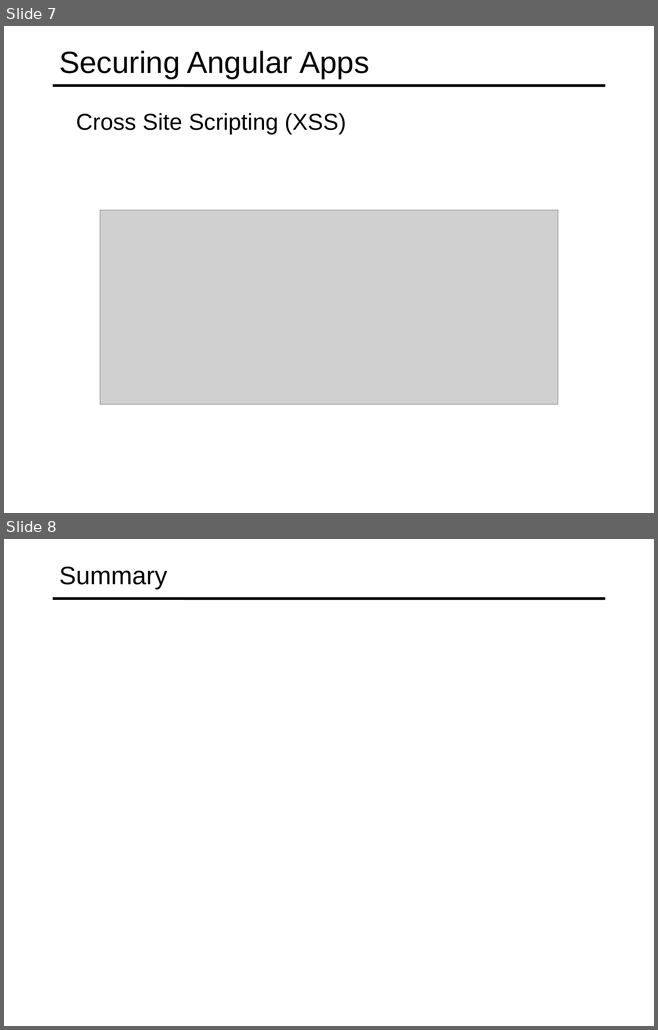
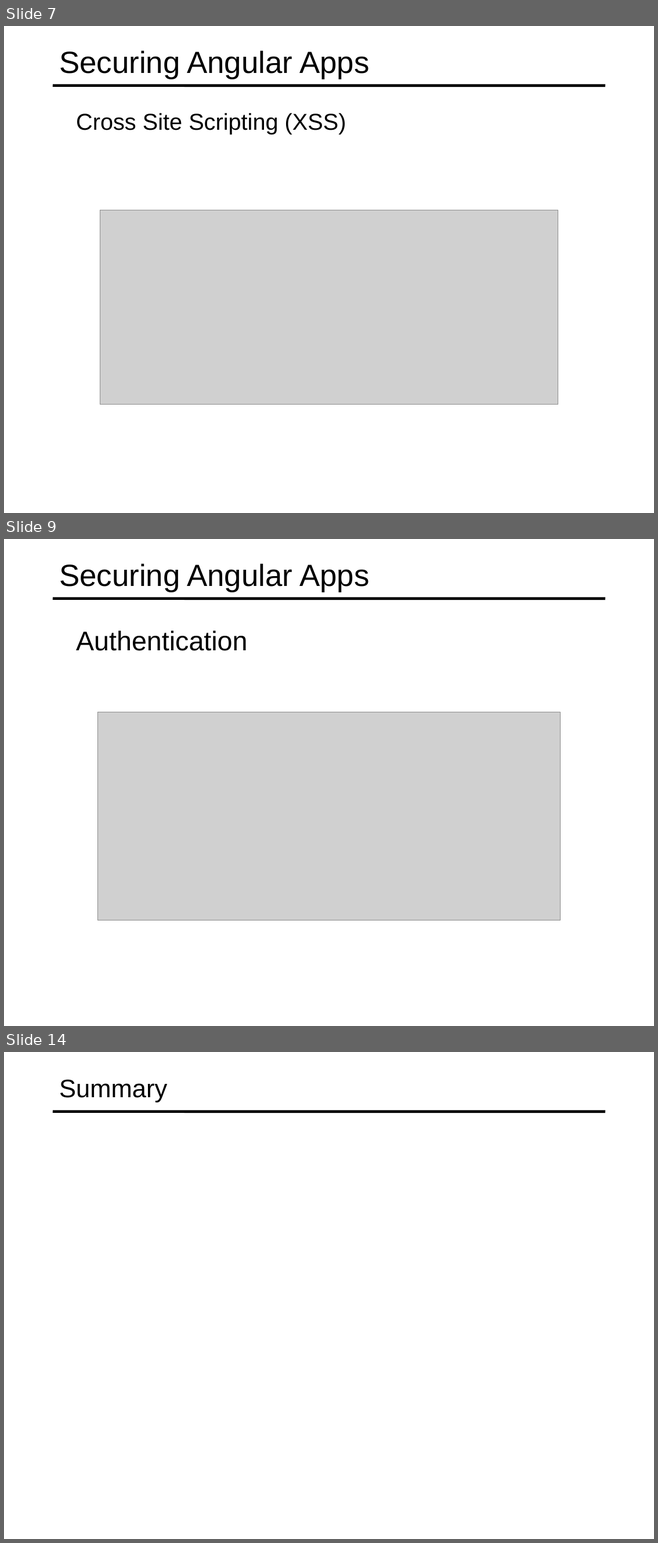
Before and after one commit to specter01wj/Jago_Link_Training, a slide deck: Angular/Interview Lectures/Web Security/Angular_web security.ppt. Shown one above the other, each under a label of ours: slides 7 and 8 before the commit, slides 7, 9 and 14 after it; the slides between them are not shown. The pictures are 658x1030 and 658x1543 pixels, drawn with LibreOffice and Linux fonts; fonts in the diff are those of the drawing; grey boxes stand for pictures. Boxes give left, top, right and bottom in pixels: in the first picture for what was removed or moved away, otherwise in the second. Text is boxed around its words. In the diff, an @@ line names an element or a change of style, - is before the commit and + after.

```diff
--- a/Angular/Interview Lectures/Web Security/Angular_web security.ppt
+++ b/Angular/Interview Lectures/Web Security/Angular_web security.ppt
@@ slide 9 added at box(4, 539, 654, 1026), background #FFFFFF; not listed: 1 template element that a slide beside it also shows @@
@@ title added at box(59, 563, 369, 592), 34 pt, text #000000 @@
+Securing Angular Apps
@@ text added at box(76, 631, 247, 651), 30 pt, text #000000 @@
+  Authentication
@@ picture added at box(97, 712, 560, 920) @@
@@ what was slide 8 is now slide 14 @@
```
Also in this commit, not shown: 1 slide changed, 5 other slides added, 6 other files.
